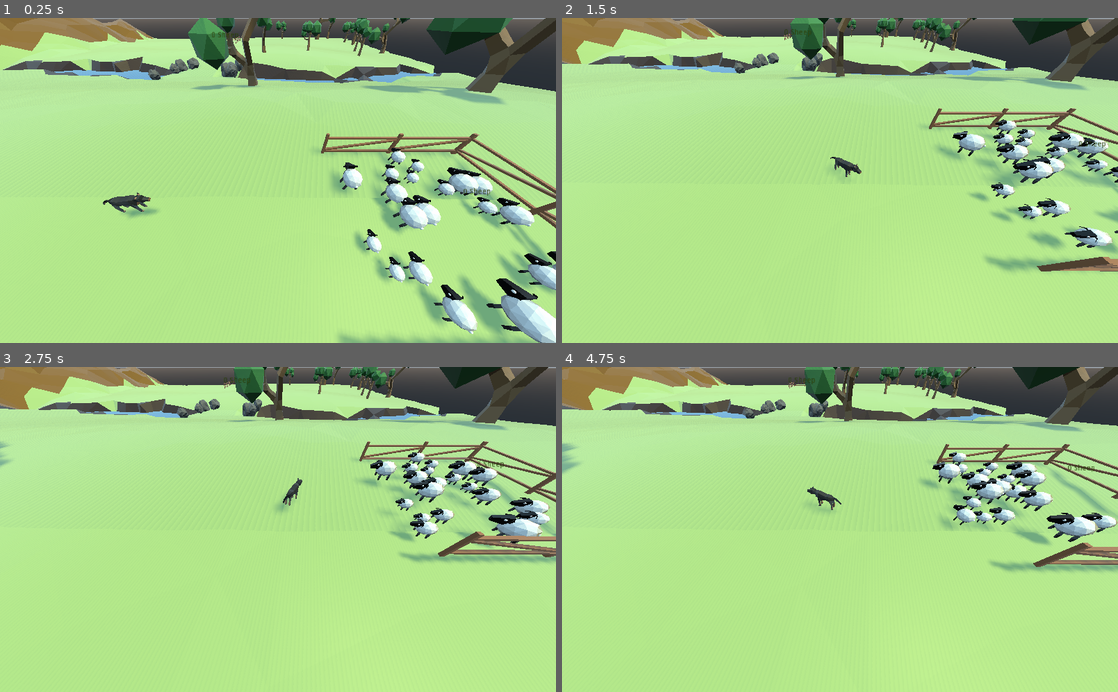
Above: before the commit, frames 1-4 (two rows, left to right).
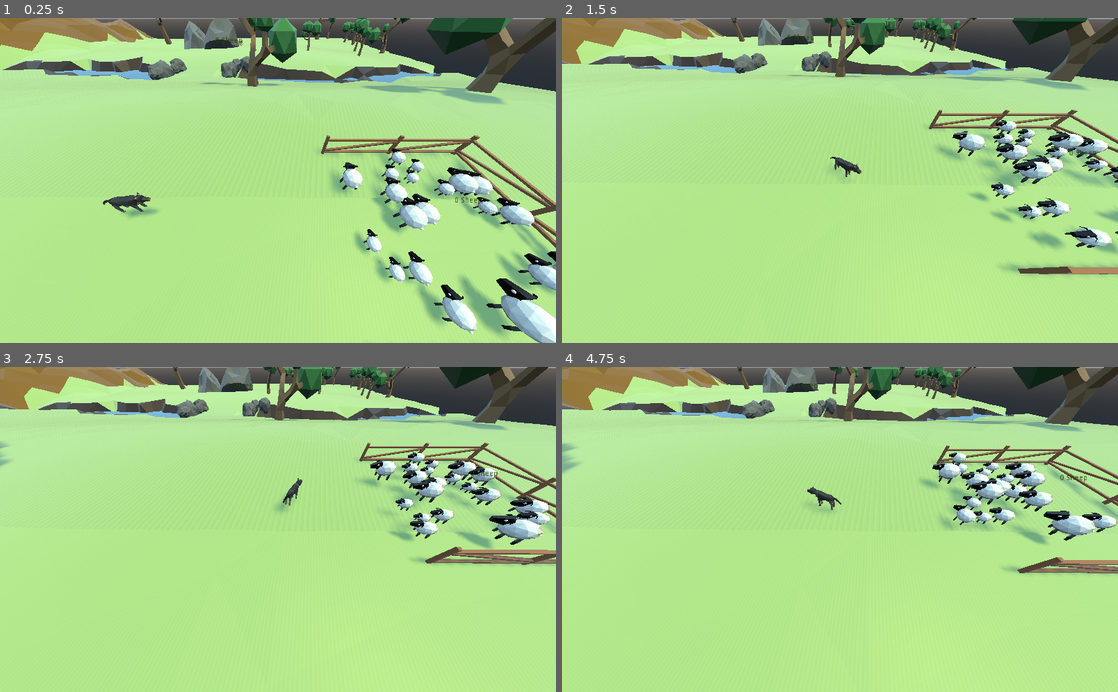
Above: after the commit, the same moments.

Repository: panic-fennecs/ideal-garbanzo
Game: Godot game, scene res://Main.tscn
The game is run twice, just before and just after one commit, with the same random seed, the same clock (stepped at 60 frames per second) and the same inputs. Sound files missing from this copy of the repository are replaced by a short silence.
Inputs (mouse positions are in pixels of both pictures, inside the frame that each line leads up to):
- Up to frame 1 (0.25 s): no input
- Up to frame 2 (1.5 s): tap Enter at 0.5 s; move the mouse to (962, 164) at 0.52 s; click (962, 164) at 0.67 s; drag from (728, 196) to (812, 245) at 1.27 s
- Up to frame 3 (2.75 s): move the mouse to (333, 458) at 2.02 s; click (333, 458) at 2.17 s
- Up to frame 4 (4.75 s): drag from (812, 594) to (673, 480) at 2.77 s; move the mouse to (1006, 578) at 3.52 s; click (1006, 578) at 3.67 s; drag from (673, 480) to (756, 448) at 4.27 s

The runs differ from the first frame. In frame 1, 6.0% of the frame differs, in the area x 26-100%, y 0-100%; in frame 2, 4.7%; in frame 3, 5.1%; in frame 4, 5.1%.

Commit message:
worked on level1

Diff:
--- a/Ground.tscn
+++ b/Ground.tscn
@@ -43,19 +43,25 @@
 [node name="Detail" type="Spatial" parent="."]
 
 [node name="Tree01" parent="Detail" instance=ExtResource( 5 )]
-transform = Transform( 0.02, 0, 0, 0, 0.02, 0, 0, 0, 0.02, 0.36168, 0.0297722, 0.387077 )
+transform = Transform( -0.0194555, 0, 0.00463496, 0, 0.02, 0, -0.00463496, 0, -0.0194555, 0.36168, 0.0297722, 0.387077 )
+input_ray_pickable = false
 
 [node name="Tree04" parent="Detail" instance=ExtResource( 5 )]
 transform = Transform( 0.0241595, 0, -0.0177853, 0, 0.03, 0, 0.0177853, 0, 0.0241595, 0.749319, 0.0355326, 0.442012 )
+input_ray_pickable = false
 
 [node name="Tree14" parent="Detail" instance=ExtResource( 5 )]
 transform = Transform( 0.00991493, 0, -0.0173693, 0, 0.02, 0, 0.0173693, 0, 0.00991493, 0.932103, 0.00084753, -0.223488 )
+input_ray_pickable = false
 
 [node name="Tree02" parent="Detail" instance=ExtResource( 7 )]
 transform = Transform( 0.02, 0, 0, 0, 0.02, 0, 0, 0, 0.02, 0.0173634, 0.02781, 0.621957 )
 
 [node name="Tree09" parent="Detail" instance=ExtResource( 7 )]
 transform = Transform( 0.02, 0, 0, 0, 0.02, 0, 0, 0, 0.02, 0.656532, 0.02781, -0.53878 )
+
+[node name="Tree15" parent="Detail" instance=ExtResource( 7 )]
+transform = Transform( 0.0162033, 0, -0.0117241, -1.43236e-06, 0.02, -1.97961e-06, 0.0117241, 2.44346e-06, 0.0162033, -0.162767, 0.02781, -0.309582 )
 
 [node name="Tree11" parent="Detail" instance=ExtResource( 7 )]
 transform = Transform( 3.14073e-07, 0, -0.001, 0, 0.001, 0, 0.001, 0, 3.14073e-07, 0.816725, 0.00333656, -0.646189 )
@@ -70,7 +76,7 @@
 transform = Transform( 0.008, 0, 2.09123e-06, 0, 0.008, 0, -2.09123e-06, 0, 0.008, 0.78952, 0.0256945, -0.397992 )
 
 [node name="Tree03" parent="Detail" instance=ExtResource( 8 )]
-transform = Transform( 0.01, 0, 0, 0, 0.01, 0, 0, 0, 0.01, 0.360678, 0.012048, 0.0117985 )
+transform = Transform( 0.01, 0, 0, 0, 0.01, 0, 0, 0, 0.01, 0.323001, 0.012048, -0.00642589 )
 
 [node name="Tree08" parent="Detail" instance=ExtResource( 8 )]
 transform = Transform( 0.01, 0, 0, 0, 0.01, 0, 0, 0, 0.01, 0.861185, 0.0120479, -0.449181 )
@@ -87,26 +93,41 @@
 [node name="Stone01" parent="Detail" instance=ExtResource( 4 )]
 transform = Transform( 0.02, 0, 0, 0, 0.02, 0, 0, 0, 0.02, 0.262541, 0.0157461, 0.210938 )
 
+[node name="Stone11" parent="Detail" instance=ExtResource( 4 )]
+transform = Transform( -0.0415814, -0.0765708, -0.0106172, 0.0804762, -0.0395634, 0.0205484, -0.0266208, 0, 0.078703, 0.17017, 0.0382769, -0.104522 )
+
 [node name="Stone08" parent="Detail" instance=ExtResource( 4 )]
-transform = Transform( 0.02, 0, 0, 0, -0.00832403, -0.0181854, 0, 0.0181854, -0.00832403, 0.288956, 0.0216959, 0.146921 )
+transform = Transform( 0.02, 0, 0, 0, -0.00832403, -0.0181854, 0, 0.0181854, -0.00832403, 0.281805, 0.0209787, 0.155983 )
+
+[node name="Stone12" parent="Detail" instance=ExtResource( 4 )]
+transform = Transform( -0.0790008, -0.00232699, -0.00508374, -0.00419213, 0.016917, 0.0950906, 0.00149291, -0.0756344, -0.00200134, 7.12395e-05, 0.0103932, -0.270932 )
 
 [node name="Stone04" parent="Detail" instance=ExtResource( 4 )]
-transform = Transform( 0.02, 0, 0, 0, 0.02, 0, 0, 0, 0.02, 0.119264, 0.0178084, 0.177918 )
+transform = Transform( 0.02, 0, 0, 0, 0.02, 0, 0, 0, 0.0256506, 0.115569, 0.0178084, 0.178607 )
 
 [node name="Stone07" parent="Detail" instance=ExtResource( 4 )]
-transform = Transform( -0.000447413, 0.00186927, 0.0199074, -0.0193498, 0.00497705, -0.000902215, -0.00503834, -0.0192804, 0.00169716, 0.144771, 0.0227236, 0.157006 )
+transform = Transform( -0.000447413, 0.00186927, 0.0199074, -0.0193498, 0.00497705, -0.000902215, -0.00503834, -0.0192804, 0.00169716, 0.0970118, 0.0227236, 0.164329 )
 
 [node name="Stone02" parent="Detail" instance=ExtResource( 6 )]
-transform = Transform( 0.02, 0, 0, 0, 0.02, 0, 0, 0, 0.02, 0.283792, 0.0216044, 0.234915 )
+transform = Transform( 0.02, 0, 0, 0, 0.02, 0, 0, 0, 0.02, 0.269931, 0.00714347, 0.228782 )
 
 [node name="Stone05" parent="Detail" instance=ExtResource( 6 )]
 transform = Transform( 0.02, 0, 0, 0, 0.02, 0, 0, 0, 0.02, 0.0928634, 0.0197449, 0.27279 )
+
+[node name="Stone09" parent="Detail" instance=ExtResource( 6 )]
+transform = Transform( -0.00188964, -0.0188628, 0.00637361, 0.00536175, -0.00664783, -0.0180847, 0.019175, 0, 0.00568499, 0.10276, 0.0137921, 0.217854 )
 
 [node name="Stone06" parent="Detail" instance=ExtResource( 6 )]
 transform = Transform( -0.00401199, 0, -0.0195935, 0, 0.02, 0, 0.0195935, 0, -0.00401199, 0.114126, 0.0197449, 0.208925 )
 
 [node name="Stone03" parent="Detail" instance=ExtResource( 9 )]
 transform = Transform( 0.02, 0, 0, 0, 0.02, 0, 0, 0, 0.02, 0.266249, 0.0105227, 0.176482 )
+
+[node name="Stone13" parent="Detail" instance=ExtResource( 9 )]
+transform = Transform( 0.02, 0, 0, 0, 0.02, 0, 0, 0, 0.02, 0.311291, 0.018489, 0.140028 )
+
+[node name="Stone10" parent="Detail" instance=ExtResource( 9 )]
+transform = Transform( 0.0273949, 0, 0, 0, 0.0336398, 0, 0, 0, 0.0301585, 0.0897391, 0.0086075, 0.232997 )
 
 [node name="Walls" type="StaticBody" parent="."]
 input_ray_pickable = false
--- a/Main.tscn
+++ b/Main.tscn
@@ -28,10 +28,10 @@
 shadow_enabled = true
 
 [node name="EndZone" parent="." instance=ExtResource( 5 )]
-transform = Transform( 1, 0, 0, 0, 1, 0, 0, 0, 1, -74.7592, -1.61005, -199.186 )
+transform = Transform( 1, 0, 0, 0, 0.999949, -0.0101053, 0, 0.0101053, 0.999949, -74.7592, -6.20145, -210.695 )
 
 [node name="StartZone" parent="." instance=ExtResource( 5 )]
-transform = Transform( -1.62921e-07, 0, -1, 0, 1, 0, 1, 0, -1.62921e-07, 0, -1.20727, 0 )
+transform = Transform( -1.62921e-07, 0, -1, -0.0825647, 0.996586, 1.34515e-08, 0.996586, 0.0825647, -1.62365e-07, 0, -2.34219, 0 )
 
 [node name="SheepSpawn" type="Position3D" parent="."]
 [connection signal="clicked" from="Ground" to="Dog" method="_on_Ground_clicked"]
--- a/Stone01.tscn
+++ b/Stone01.tscn
@@ -22,6 +22,7 @@
 height = 0.00507236
 
 [node name="Stone01" type="StaticBody"]
+input_ray_pickable = false
 
 [node name="Icosphere" type="MeshInstance" parent="."]
 mesh = SubResource( 1 )
--- a/Stone02.tscn
+++ b/Stone02.tscn
@@ -22,6 +22,7 @@
 height = 0.239682
 
 [node name="Stone02" type="StaticBody"]
+input_ray_pickable = false
 
 [node name="Cylinder" type="MeshInstance" parent="."]
 mesh = SubResource( 1 )
--- a/Stone03.tscn
+++ b/Stone03.tscn
@@ -21,6 +21,7 @@
 height = 0.104047
 
 [node name="Stone03" type="StaticBody"]
+input_ray_pickable = false
 
 [node name="Cylinder" type="MeshInstance" parent="."]
 mesh = SubResource( 1 )
--- a/Tree02.tscn
+++ b/Tree02.tscn
@@ -82,6 +82,7 @@
 radius = 0.709477
 
 [node name="Tree02" type="StaticBody"]
+input_ray_pickable = false
 
 [node name="Cube" type="MeshInstance" parent="."]
 mesh = SubResource( 1 )
--- a/Tree03.tscn
+++ b/Tree03.tscn
@@ -53,6 +53,7 @@
 height = 1.4731
 
 [node name="Tree03" type="StaticBody"]
+input_ray_pickable = false
 
 [node name="Cube" type="MeshInstance" parent="."]
 transform = Transform( 0.997292, 0.0694328, 0.0242273, -0.0705182, 0.99639, 0.0472656, -0.020858, -0.0488461, 0.998589, 0, 0, 0 )
